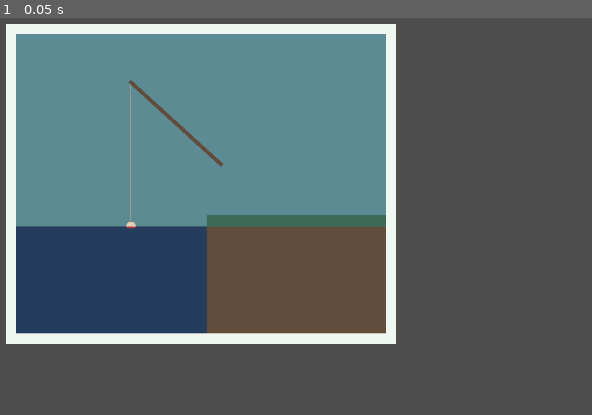
Above: before the commit, frame 1.
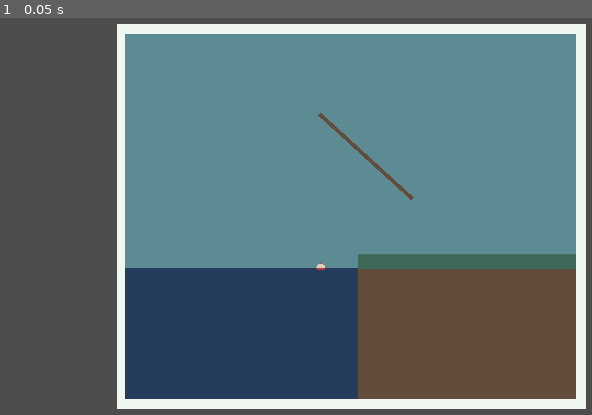
Above: after the commit, the same moment.

Repository: tom-schultz/game-mechanic-database
Game: Godot game, scene res://Scenes/bobber_fishing.tscn
Two runs of this game, one before a commit and one after it. Both use one fixed random seed, a clock stepped at 60 frames per second and the inputs below. Before the commit the project starts from res://Scenes/node_2d.tscn.
Inputs:
- Up to frame 1 (0.05 s): no input

The runs differ from the first frame. In frame 1, 57% of the frame differs, in the area x 1-99%, y 1-99%.
Error before the commit: Parse Error: Expected expression after "*" operator. (res://Scenes/Bobber.gd:10)

Commit message:
Mechanics done, needs UI!

Diff:
--- a/Scenes/Bobber.gd
+++ b/Scenes/BobberFishing.gd
@@ -1,10 +1,15 @@
-extends Sprite2D
+extends Node2D
+
+var bobber
 
 # Called when the node enters the scene tree for the first time.
 func _ready():
-	pass # Replace with function body.
-
+	bobber = get_node("Bobber")
 
 # Called every frame. 'delta' is the elapsed time since the previous frame.
 func _process(delta):
-	position = 5 *
+	pass
+
+func _unhandled_key_input(event):
+	if (event.is_pressed() and event.keycode == KEY_SPACE):
+		bobber.hit()
--- /dev/null
+++ b/Scenes/bobber.tscn
@@ -0,0 +1,10 @@
+[gd_scene load_steps=3 format=3 uid="uid://ov5d7efltiud"]
+
+[ext_resource type="Texture2D" uid="uid://dwsenvitek7ux" path="res://Textures/bobber.png" id="1_ibm0y"]
+[ext_resource type="Script" path="res://Scripts/Bobber.gd" id="2_l8s5q"]
+
+[node name="Bobber" type="Sprite2D"]
+texture = ExtResource("1_ibm0y")
+script = ExtResource("2_l8s5q")
+bob_speed = 2
+bob_distance = 2
--- /dev/null
+++ b/Scenes/bobber_fishing.tscn
@@ -0,0 +1,54 @@
+[gd_scene load_steps=8 format=3 uid="uid://5q1x0obrn06c"]
+
+[ext_resource type="Script" path="res://Scenes/BobberFishing.gd" id="1_5wml5"]
+[ext_resource type="Texture2D" uid="uid://buaw5gnsrpuec" path="res://Textures/backdrop.png" id="1_064c6"]
+[ext_resource type="Texture2D" uid="uid://31uin1jkqhaw" path="res://Textures/water.png" id="2_q2qlh"]
+[ext_resource type="Texture2D" uid="uid://cbq11jmrf3hdm" path="res://Textures/rod.png" id="3_1uvfa"]
+[ext_resource type="Texture2D" uid="uid://s0k5e8sn5uqf" path="res://Textures/line.png" id="4_dom40"]
+[ext_resource type="PackedScene" uid="uid://ov5d7efltiud" path="res://Scenes/bobber.tscn" id="6_h0d5b"]
+[ext_resource type="Texture2D" uid="uid://1sj367qdhckw" path="res://Textures/mechanic_frame.png" id="7_6c4dv"]
+
+[node name="Node2D" type="Node2D"]
+
+[node name="BobberFishing" type="Node2D" parent="."]
+script = ExtResource("1_5wml5")
+
+[node name="Backdrop" type="Sprite2D" parent="BobberFishing"]
+position = Vector2(887.423, 395.75)
+scale = Vector2(0.883766, 0.868305)
+texture = ExtResource("1_064c6")
+
+[node name="Water" type="Sprite2D" parent="BobberFishing/Backdrop"]
+z_index = 3
+position = Vector2(-200.197, 210.438)
+scale = Vector2(1.60158, 0.886647)
+texture = ExtResource("2_q2qlh")
+
+[node name="Rod" type="Sprite2D" parent="BobberFishing"]
+z_index = 2
+position = Vector2(912, 300.001)
+rotation = -0.831802
+scale = Vector2(0.759745, 0.784208)
+texture = ExtResource("3_1uvfa")
+
+[node name="Line" type="Sprite2D" parent="BobberFishing/Rod"]
+z_index = 1
+z_as_relative = false
+position = Vector2(-124.15, -14.9654)
+rotation = 0.816004
+scale = Vector2(0.32349, 1.29776)
+skew = 0.0315495
+texture = ExtResource("4_dom40")
+
+[node name="Bobber" parent="BobberFishing" instance=ExtResource("6_h0d5b")]
+z_index = 1
+position = Vector2(839.9, 478.001)
+scale = Vector2(0.225856, 0.225856)
+state_change_time = 0.05
+
+[node name="MechanicFrame" type="Sprite2D" parent="."]
+z_index = -1
+position = Vector2(888.625, 396.001)
+scale = Vector2(1.17305, 1.28334)
+texture = ExtResource("7_6c4dv")
+metadata/_edit_lock_ = true
--- a/Scenes/node_2d.tscn
+++ /dev/null
@@ -1,57 +0,0 @@
-[gd_scene load_steps=8 format=3 uid="uid://5q1x0obrn06c"]
-
-[ext_resource type="Texture2D" uid="uid://buaw5gnsrpuec" path="res://Textures/backdrop.png" id="1_f1xpw"]
-[ext_resource type="Texture2D" uid="uid://cbq11jmrf3hdm" path="res://Textures/rod.png" id="2_owb4w"]
-[ext_resource type="Texture2D" uid="uid://s0k5e8sn5uqf" path="res://Textures/line.png" id="3_4ittn"]
-[ext_resource type="Texture2D" uid="uid://dwsenvitek7ux" path="res://Textures/bobber.png" id="4_lry1k"]
-[ext_resource type="Texture2D" uid="uid://31uin1jkqhaw" path="res://Textures/water.png" id="5_ce5yk"]
-[ext_resource type="Script" path="res://Scenes/Bobber.gd" id="6_t4pq5"]
-[ext_resource type="Texture2D" uid="uid://1sj367qdhckw" path="res://Textures/mechanic_frame.png" id="7_eep0l"]
-
-[node name="Node2D" type="Node2D"]
-
-[node name="Mechanic" type="Node2D" parent="."]
-
-[node name="Backdrop" type="Sprite2D" parent="Mechanic"]
-position = Vector2(648, 344)
-scale = Vector2(0.72549, 0.712798)
-texture = ExtResource("1_f1xpw")
-
-[node name="Water" type="Sprite2D" parent="Mechanic/Backdrop"]
-z_index = 3
-position = Vector2(-200.197, 210.438)
-scale = Vector2(1.60158, 0.886647)
-texture = ExtResource("5_ce5yk")
-
-[node name="Rod" type="Sprite2D" parent="Mechanic"]
-z_index = 2
-position = Vector2(608, 247)
-rotation = -0.831802
-scale = Vector2(0.759745, 0.784208)
-texture = ExtResource("2_owb4w")
-
-[node name="Line" type="Sprite2D" parent="Mechanic/Rod"]
-z_index = 1
-z_as_relative = false
-position = Vector2(-124.15, -14.9654)
-rotation = 0.816004
-scale = Vector2(0.32349, 1.29776)
-skew = 0.0315495
-texture = ExtResource("3_4ittn")
-
-[node name="Bobber" type="Sprite2D" parent="Mechanic/Rod"]
-z_index = 2
-z_as_relative = false
-position = Vector2(-223.359, 72.9943)
-rotation = 0.816004
-scale = Vector2(0.311974, 0.314573)
-skew = 0.0315493
-texture = ExtResource("4_lry1k")
-script = ExtResource("6_t4pq5")
-
-[node name="MechanicFrame" type="Sprite2D" parent="."]
-z_index = -1
-position = Vector2(648, 344)
-scale = Vector2(0.975, 1.06667)
-texture = ExtResource("7_eep0l")
-metadata/_edit_lock_ = true
--- /dev/null
+++ b/Scripts/Bobber.gd
@@ -0,0 +1,120 @@
+extends Sprite2D
+
+signal missed_fish(bool)
+signal fish_caught()
+
+@export var bob_speed = 1
+@export var bob_distance = 1
+@export var state_change_time = 0.1
+var counter = 0
+var starting_pos: Vector2
+var target_pos: Vector2
+var fish_state = "None"
+var fish_cooldown = 0
+var is_bobbing = true
+var next_state_check: float
+
+@export var fish_state_config = {
+	NONE = {
+		hit_cooldown = 1,
+		change_cooldown = 1.5,
+		pos_y_offset = 0,
+	},
+	NIBBLE = {
+		hit_cooldown = 2,
+		change_cooldown = 0.2,
+		random_weight = 0.3,
+		pos_y_offset = 5,
+	},
+	BITE = {
+		hit_cooldown = 3,
+		change_cooldown = 0.75,
+		random_weight = 0.2,
+		pos_y_offset = 10,
+	},
+}
+
+const FishState = {
+	NONE = "NONE",
+	NIBBLE = "NIBBLE",
+	BITE = "BITE"
+}
+
+# Called when the node enters the scene tree for the first time.
+func _ready():
+	starting_pos = position
+	target_pos = position
+
+# Called every frame. 'delta' is the elapsed time since the previous frame.
+func _process(delta):
+	update_fish_state(delta)
+	move_bobber(delta)
+
+func update_fish_state(delta):
+	if (fish_cooldown > 0):
+		fish_cooldown -= delta
+		return
+
+	if (fish_state != FishState.NONE):
+		set_state(FishState.NONE, false)
+		return
+
+	var time = Time.get_ticks_msec()
+
+	if (time < next_state_check):
+		return
+
+	next_state_check = time + 1000
+
+	var rand = randf()
+	var bite_weight = fish_state_config[FishState.BITE].random_weight
+	var nibble_weight = fish_state_config[FishState.BITE].random_weight
+
+	if (rand <= bite_weight):
+		set_state(FishState.BITE, false)
+	elif (rand <= bite_weight + nibble_weight):
+		set_state(FishState.NIBBLE, false)
+
+func move_bobber(delta):
+	if (is_bobbing):
+		counter += bob_speed * delta
+		position = starting_pos + bob_distance * sin(counter) * Vector2.UP
+	elif (!position.is_equal_approx(target_pos)):
+		var y_dist = abs(target_pos.y - position.y)
+		var pos_delta = y_dist * delta / state_change_time
+		position = position.move_toward(target_pos, pos_delta)
+
+		if (position.is_equal_approx(target_pos)):
+			is_bobbing = fish_state == FishState.NONE
+
+func hit():
+	print_debug("Hit on fish state ", fish_state)
+
+	match (fish_state):
+		FishState.NONE, FishState.NIBBLE:
+			missed_fish.emit(fish_state == FishState.NIBBLE)
+		FishState.BITE:
+			fish_caught.emit()
+	set_state(FishState.NONE, true)
+
+func set_state(new_state, is_hit):
+	fish_state = new_state
+
+	if is_hit:
+		fish_cooldown = fish_state_config[new_state].hit_cooldown
+	else:
+		fish_cooldown = fish_state_config[new_state].change_cooldown
+
+	target_pos = starting_pos + fish_state_config[fish_state].pos_y_offset * Vector2.DOWN
+	counter = 0
+	is_bobbing = false
+	next_state_check = Time.get_ticks_msec() + fish_cooldown * 1000 + 1000
+
+func _on_bobber_config_updated(path, value):
+	var keys = path.split(".")
+	var curr = fish_state_config
+
+	for key in keys.slice(0, -2):
+		curr = curr[key]
+
+	curr[keys[-1]] = value.to_float()
--- a/project.godot
+++ b/project.godot
@@ -10,8 +10,8 @@
 
 [application]
 
-config/name="minor-mechanic-library-testing"
-run/main_scene="res://Scenes/node_2d.tscn"
+config/name="minor-mechanic-library"
+run/main_scene="res://Scenes/bobber_fishing.tscn"
 config/features=PackedStringArray("4.0", "Forward Plus")
 config/icon="res://icon.svg"
 
@@ -19,7 +19,12 @@
 
 window/size/viewport_width=1280
 window/size/viewport_height=720
+window/stretch/mode="canvas_items"
 
 [dotnet]
 
 project/assembly_name="minor-mechanic-library-testing"
+
+[rendering]
+
+anti_aliasing/quality/msaa_2d=3
